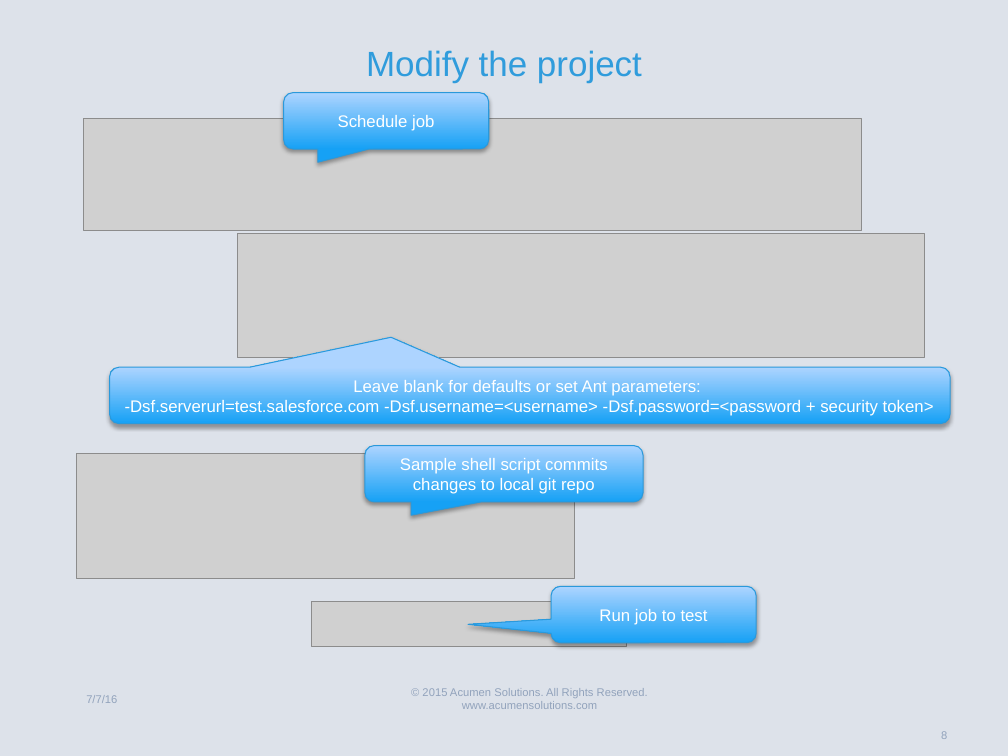
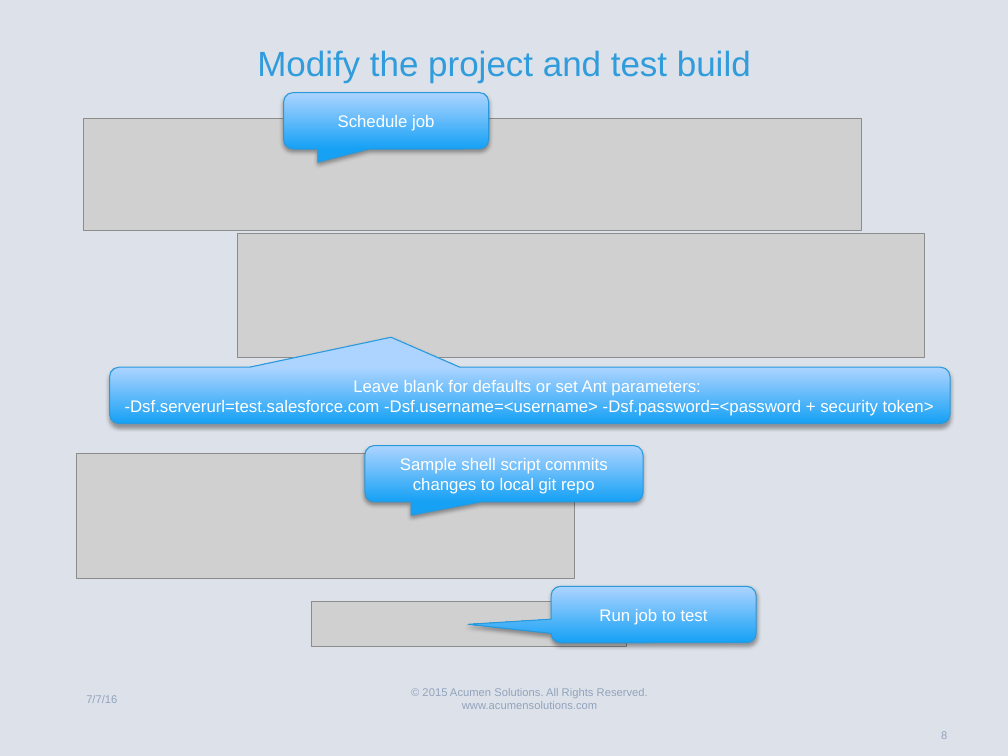
Before and after one commit to gary-hamilton/SalesforceDevTrackingExample, a slide deck: slide 8 of SalesforceDevTrackingExample.pptx. Drawn at 1008x756 pixels with LibreOffice and Linux fonts; fonts in the diff are those of the drawing; grey boxes stand for pictures. Boxes give left, top, right and bottom in pixels: in the first picture for what was removed or moved away, otherwise in the second. Text is boxed around its words. In the diff, an @@ line names an element or a change of style, - is before the commit and + after.

```diff
--- a/SalesforceDevTrackingExample.pptx
+++ b/SalesforceDevTrackingExample.pptx
@@ title at [257, 50, 751, 83]: text changed @@
-Modify the project
+Modify the project and test build
```
